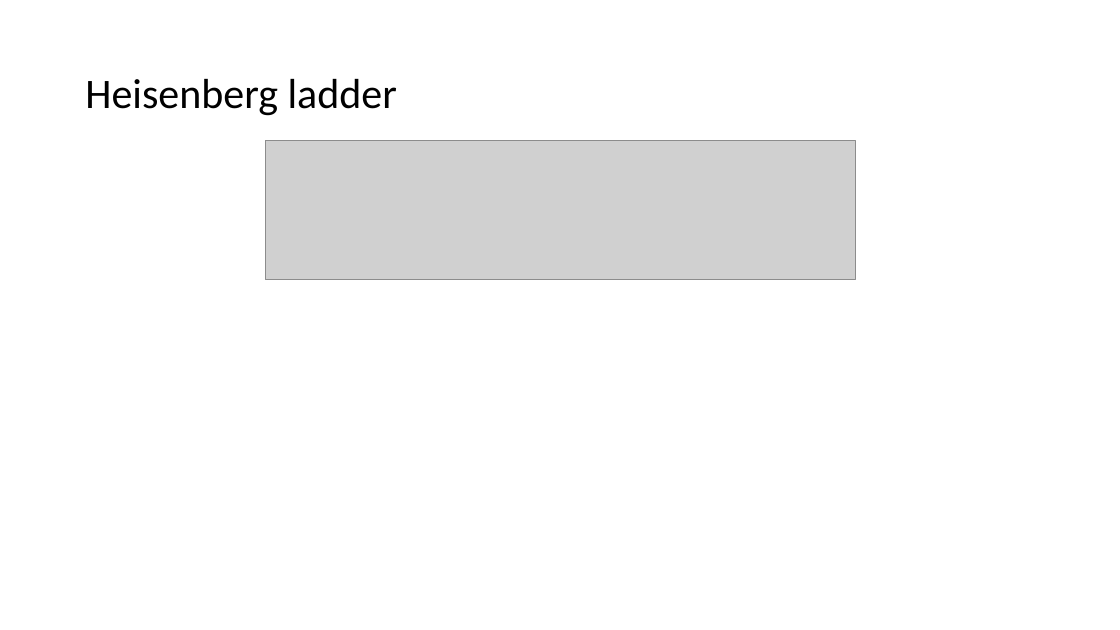
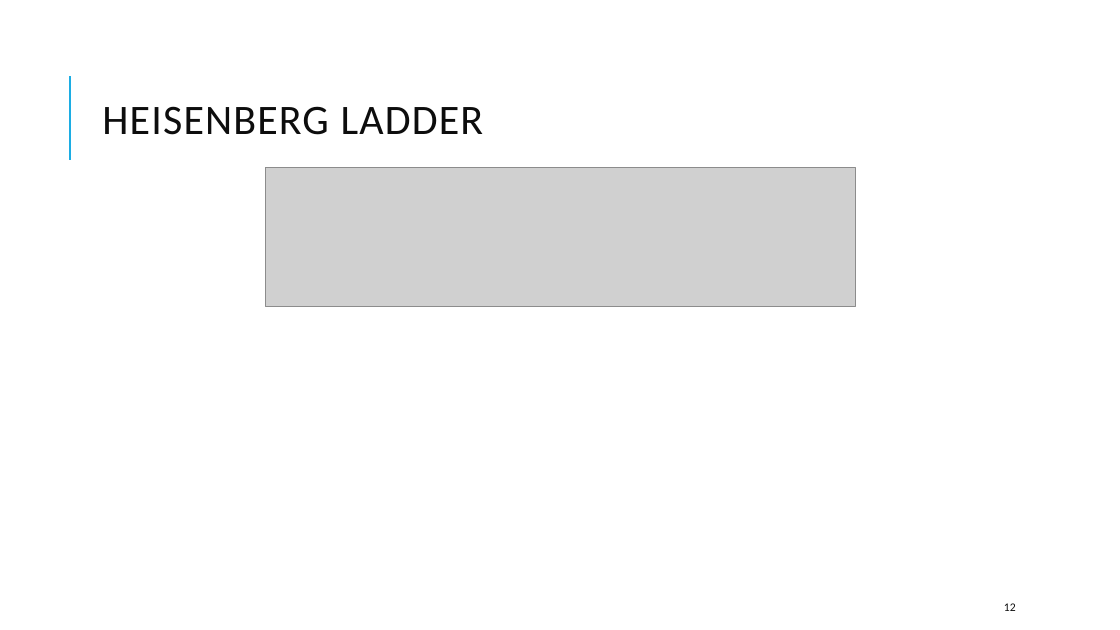
Before and after one commit to kwang0/KPZ-Project, a slide deck: slide 12 of EPiQS Presentation.pptx. Drawn at 1120x630 pixels with LibreOffice and Linux fonts; fonts in the diff are those of the drawing; grey boxes stand for pictures. Boxes give left, top, right and bottom in pixels: in the first picture for what was removed or moved away, otherwise in the second. Text is boxed around its words. In the diff, an @@ line names an element or a change of style, - is before the commit and + after.

```diff
--- a/EPiQS Presentation.pptx
+++ b/EPiQS Presentation.pptx
@@ line added from (70, 160) to (70, 76), #1CADE4 1.5 pt @@
@@ title at <box>102,106,484,135</box>: text changed; text colour #000000 to #0D0D0D @@
-Heisenberg ladder
+HEISENBERG LADDER
@@ picture: place and size @@
-picture at <box>266,140,855,280</box>
+picture at <box>266,167,855,307</box>
@@ page number added at <box>1004,603,1016,611</box>, 10 pt, text #0D0D0D @@
+12
```
Also in this commit, not shown: 18 other slides changed, 3 slides added, 1 slide removed, 12 other files.
